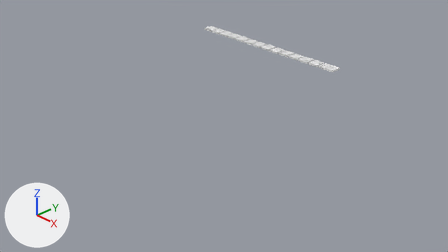
Two versions of the Blender file HPkeyboard.blend5.blend, one commit apart.
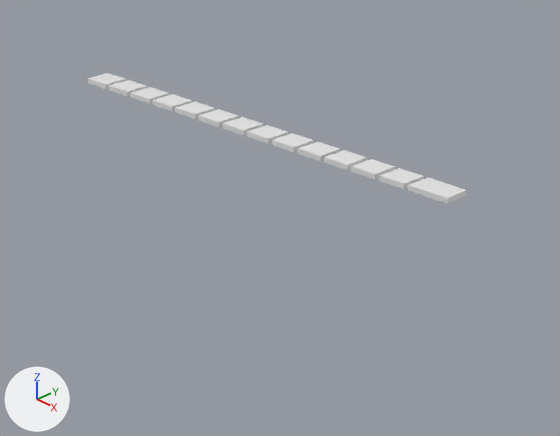
Each version is shown from the file's camera 'Camera', then close up on the part from 39% to 83% of the width and 0% to 62% of the height. Every picture has the same lights, and +X, +Y and +Z are marked at lower left. The same objects are shown in both versions, whatever each file hides.
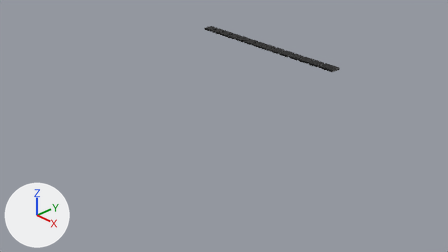
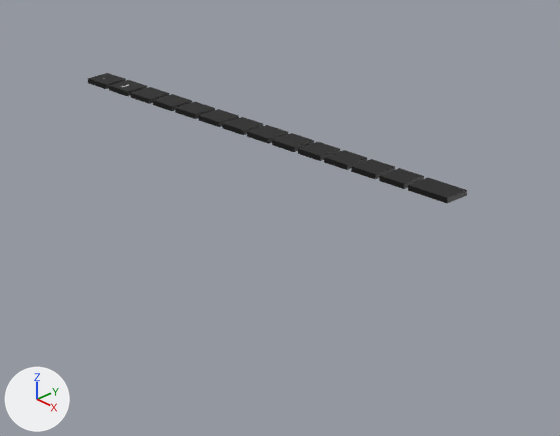
The edits, one by one:
Material 'Material.007' (mat_material_007) is new.
Its base color is (0.0, 0.0, 0.0) (black #000000).
Material 'Material.009' (mat_material_009) is new.
Its base color is (0.0, 0.0, 0.0) (black #000000).
Material 'Material.010' (mat_material_010) is new.
Its base color is (0.0, 0.0, 0.0) (black #000000).
Material 'Material.011' (mat_material_011) is new.
Its base color is (0.0, 0.0, 0.0) (black #000000).
Material 'Material.012' (mat_material_012) is new.
Its base color is (0.0, 0.0, 0.0) (black #000000).
Material 'Material.013' (mat_material_013) is new.
Its base color is (0.0, 0.0, 0.0) (black #000000).
Material 'Material.014' (mat_material_014) is new.
Its base color is (0.0, 0.0, 0.0) (black #000000).
Material 'Material.030' (mat_material_030) is new.
Its base color is (0.0, 0.0, 0.0) (black #000000).
Material 'Material.031' (mat_material_031) is new.
Its base color is (0.0, 0.0, 0.0) (black #000000).
Material 'Material.032' (mat_material_032) is new.
Its base color is (0.0, 0.0, 0.0) (black #000000).
Material 'Material.033' (mat_material_033) is new.
Its base color is (0.0, 0.0, 0.0) (black #000000).
Material 'Material.034' (mat_material_034) is new.
Its base color is (0.0, 0.0, 0.0) (black #000000).
Material 'Material.035' (mat_material_035) is new.
Its base color is (0.0, 0.0, 0.0) (black #000000).
Material 'Material.036' (mat_material_036) is new.
Its base color is (0.0, 0.0, 0.0) (black #000000).
me_cube_002 has 8 vertices, 6 faces and spans x -0.414..-0.257, y 1.174..1.331, z 3.361..3.39.
me_cube_002 now uses material mat_material_036 (black #000000).
me_cube_082 has 8 vertices, 6 faces and spans x -0.414..-0.257, y 1.174..1.331, z 3.361..3.39.
me_cube_082 now uses material mat_material_035 (black #000000).
me_cube_083 has 8 vertices, 6 faces and spans x -0.414..-0.257, y 1.174..1.331, z 3.361..3.39.
me_cube_083 now uses material mat_material_034 (black #000000).
me_cube_084 has 8 vertices, 6 faces and spans x -0.414..-0.257, y 1.174..1.331, z 3.361..3.39.
me_cube_084 now uses material mat_material_033 (black #000000).
me_cube_085 has 8 vertices, 6 faces and spans x -0.414..-0.257, y 1.174..1.331, z 3.361..3.39.
me_cube_085 now uses material mat_material_032 (black #000000).
me_cube_086 has 8 vertices, 6 faces and spans x -0.414..-0.257, y 1.174..1.331, z 3.361..3.39.
me_cube_086 now uses material mat_material_031 (black #000000).
me_cube_087 has 8 vertices, 6 faces and spans x -0.414..-0.257, y 1.174..1.331, z 3.361..3.39.
me_cube_087 now uses material mat_material_030 (black #000000).
me_cube_088 has 8 vertices, 6 faces and spans x -0.414..-0.257, y 1.174..1.331, z 3.361..3.39.
me_cube_088 now uses material mat_material_014 (black #000000).
me_cube_089 has 8 vertices, 6 faces and spans x -0.414..-0.257, y 1.174..1.331, z 3.361..3.39.
me_cube_089 now uses material mat_material_013 (black #000000).
me_cube_090 has 8 vertices, 6 faces and spans x -0.414..-0.257, y 1.174..1.331, z 3.361..3.39.
me_cube_090 now uses material mat_material_012 (black #000000).
me_cube_091 has 8 vertices, 6 faces and spans x -0.414..-0.257, y 1.174..1.331, z 3.361..3.39.
me_cube_091 now uses material mat_material_011 (black #000000).
me_cube_092 has 8 vertices, 6 faces and spans x -0.414..-0.257, y 1.174..1.331, z 3.361..3.39.
me_cube_092 now uses material mat_material_010 (black #000000).
me_cube_093 has 8 vertices, 6 faces and spans x -0.414..-0.257, y 1.174..1.331, z 3.361..3.39.
me_cube_093 now uses material mat_material_009 (black #000000).
me_cube_040 has 8 vertices, 6 faces and spans x -0.414..-0.169, y 1.18..1.336, z 3.361..3.39.
me_cube_040 now uses material mat_material_007 (black #000000).

Location of each change, (x1, y1, x2, y2) in pixels of the close-ups (560 x 436 px):
'Cube.039', recoloured (white to black)
    both: (408, 178, 467, 203)
'Cube.025', recoloured (white to black)
    both: (379, 168, 424, 189)
'Cube.024', recoloured (white to black)
    both: (351, 159, 395, 179)
'Cube.023', recoloured (white to black)
    both: (324, 150, 367, 170)
'Cube.022', recoloured (white to black)
    both: (298, 142, 340, 161)
'Cube.021', recoloured (white to black)
    both: (272, 133, 314, 152)
'Cube.020', recoloured (white to black)
    both: (247, 125, 288, 144)
'Cube.008', recoloured (white to black)
    both: (222, 117, 263, 135)
'Cube.006', recoloured (white to black)
    both: (199, 109, 239, 127)
'Cube.005', recoloured (white to black)
    both: (175, 102, 215, 119)
'Cube.004', recoloured (white to black)
    both: (153, 94, 192, 111)
'Cube.003', recoloured (white to black)
    both: (130, 87, 169, 104)
'Cube.002', recoloured (white to black)
    both: (109, 80, 147, 96)
'Cube.001', recoloured (white to black)
    both: (88, 73, 126, 89)
